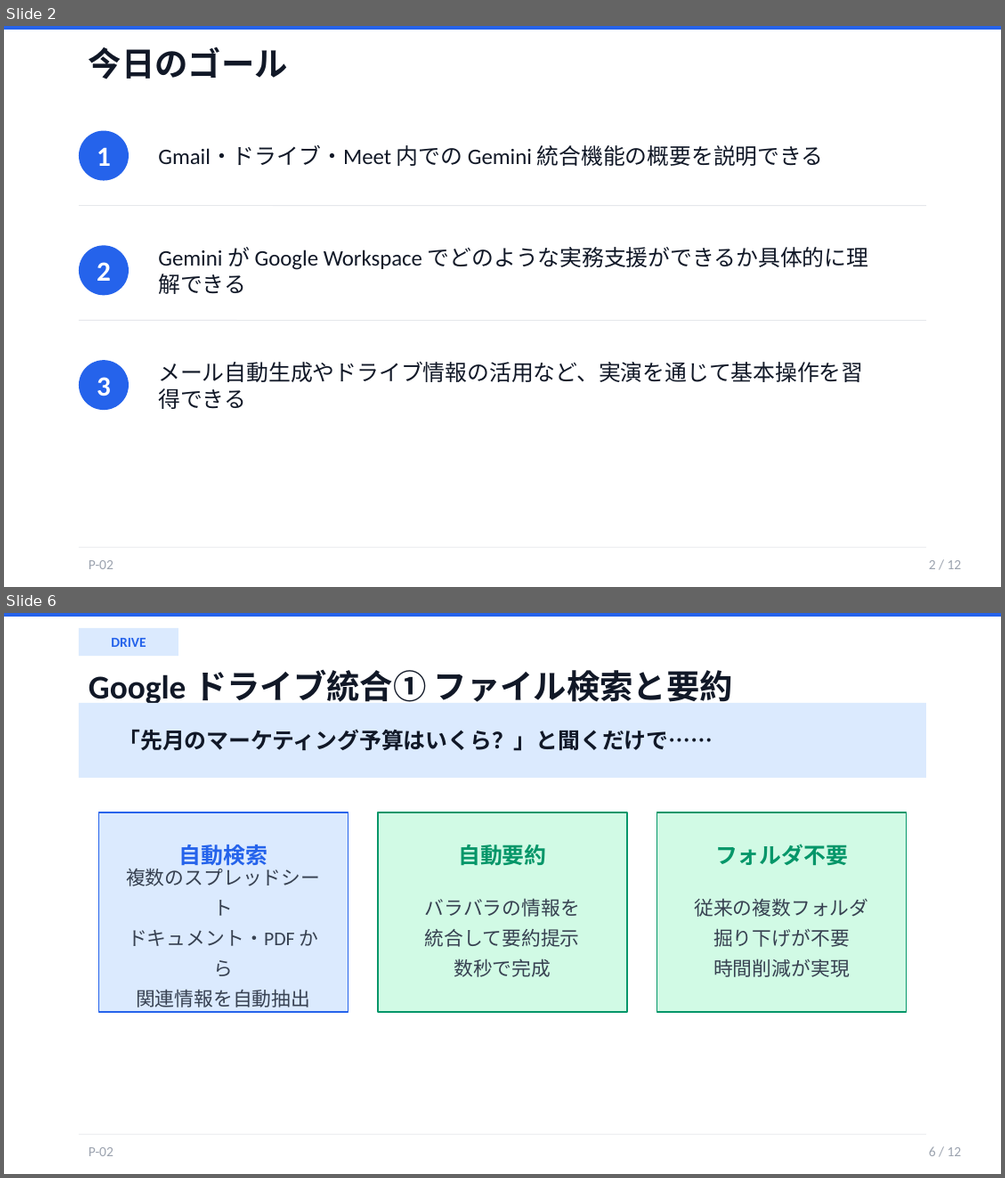
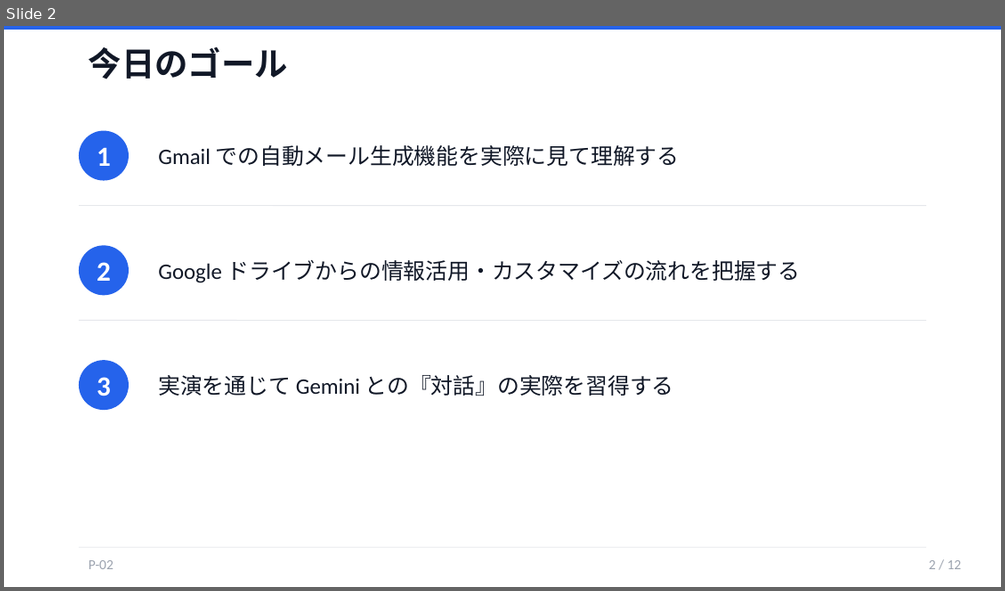
Before and after one commit to kurosaki-yuto/gorilla-knowledge, a slide deck: 黒崎/AI研修一覧/Gemini/P-02_Workspace_統合実演/スライド.pptx. Shown one above the other, each under a label of ours: slides 2 and 6 before the commit, slide 2 after it; the slides between them are not shown. The pictures are 1005x1178 and 1005x591 pixels, drawn with LibreOffice and Linux fonts; fonts in the diff are those of the drawing. Boxes give left, top, right and bottom in pixels: in the first picture for what was removed or moved away, otherwise in the second. Text is boxed around its words. In the diff, an @@ line names an element or a change of style, - is before the commit and + after.

```diff
--- a/黒崎/AI研修一覧/Gemini/P-02_Workspace_統合実演/スライド.pptx
+++ b/黒崎/AI研修一覧/Gemini/P-02_Workspace_統合実演/スライド.pptx
@@ slide 6 removed at box(4, 613, 1001, 1174), background #FFFFFF @@
@@ rectangle removed at box(4, 613, 1001, 617) @@
@@ rectangle removed at box(79, 628, 178, 656) @@
@@ text removed at box(111, 638, 146, 647) @@
-DRIVE
@@ text removed at box(89, 669, 733, 703) @@
-Google ドライブ統合① ファイル検索と要約
@@ rectangle removed at box(79, 703, 926, 778) @@
@@ text removed at box(119, 729, 713, 751) @@
-「先月のマーケティング予算はいくら？」と聞くだけで……
@@ rectangle removed at box(98, 812, 348, 1012) @@
@@ rectangle removed at box(378, 812, 627, 1012) @@
@@ rectangle removed at box(657, 812, 906, 1012) @@
@@ text removed at box(179, 844, 267, 869) @@
-自動検索
@@ text removed at box(458, 844, 546, 865) @@
-自動要約
@@ text removed at box(715, 844, 848, 865) @@
-フォルダ不要
@@ text removed at box(128, 900, 319, 1007) @@
-複数のスプレッドシート
-ドキュメント・PDF から
-関連情報を自動抽出
@@ text removed at box(425, 898, 580, 977) @@
-バラバラの情報を
-統合して要約提示
-数秒で完成
@@ text removed at box(694, 898, 868, 977) @@
-従来の複数フォルダ
-掘り下げが不要
-時間削減が実現
@@ line removed from (79, 1134) to (926, 1134) @@
@@ text removed at box(929, 1146, 962, 1156) @@
-6 / 12
@@ text removed at box(89, 1147, 113, 1156) @@
-P-02
@@ slide 2 changed as well @@
@@ text at box(158, 145, 680, 166): text changed @@
-Gmail・ドライブ・Meet 内での Gemini 統合機能の概要を説明できる
+Gmail での自動メール生成機能を実際に見て理解する
@@ text at box(158, 260, 801, 283): text changed @@
-Gemini が Google Workspace でどのような実務支援ができるか具体的に理解できる
+Google ドライブからの情報活用・カスタマイズの流れを把握する
@@ text at box(158, 375, 674, 395): text changed @@
-メール自動生成やドライブ情報の活用など、実演を通じて基本操作を習得できる
+実演を通じて Gemini との『対話』の実際を習得する
```
Also in this commit, not shown: 3 other slides changed, 8 slides added, 7 other slides removed, 11 other files.
